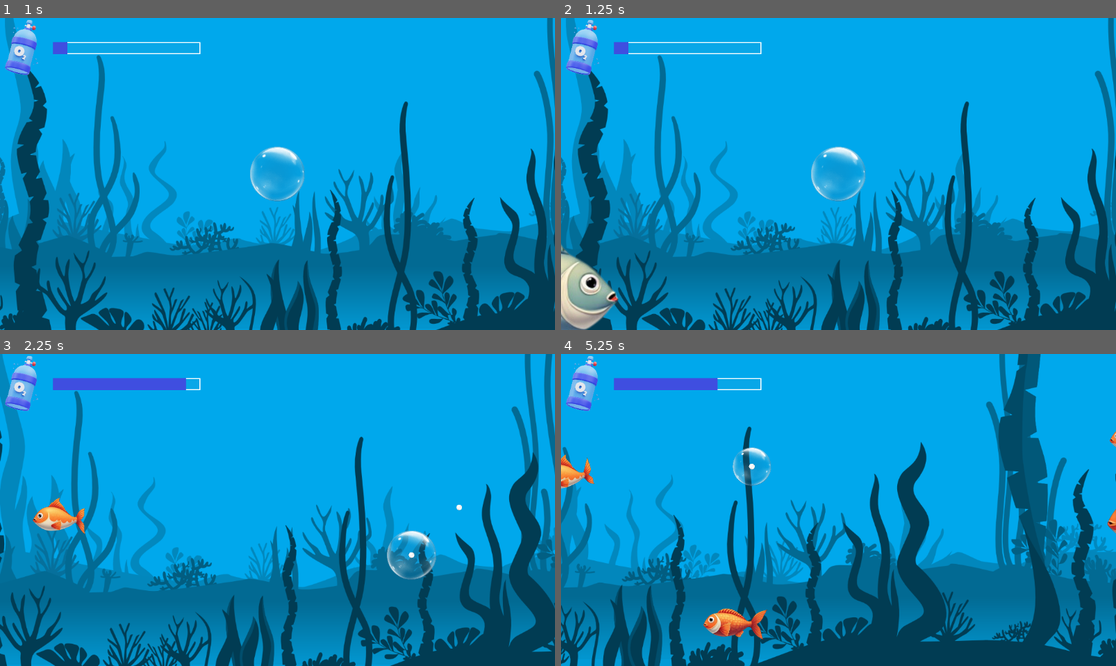
Above: before the commit, frames 1-4 (two rows, left to right).
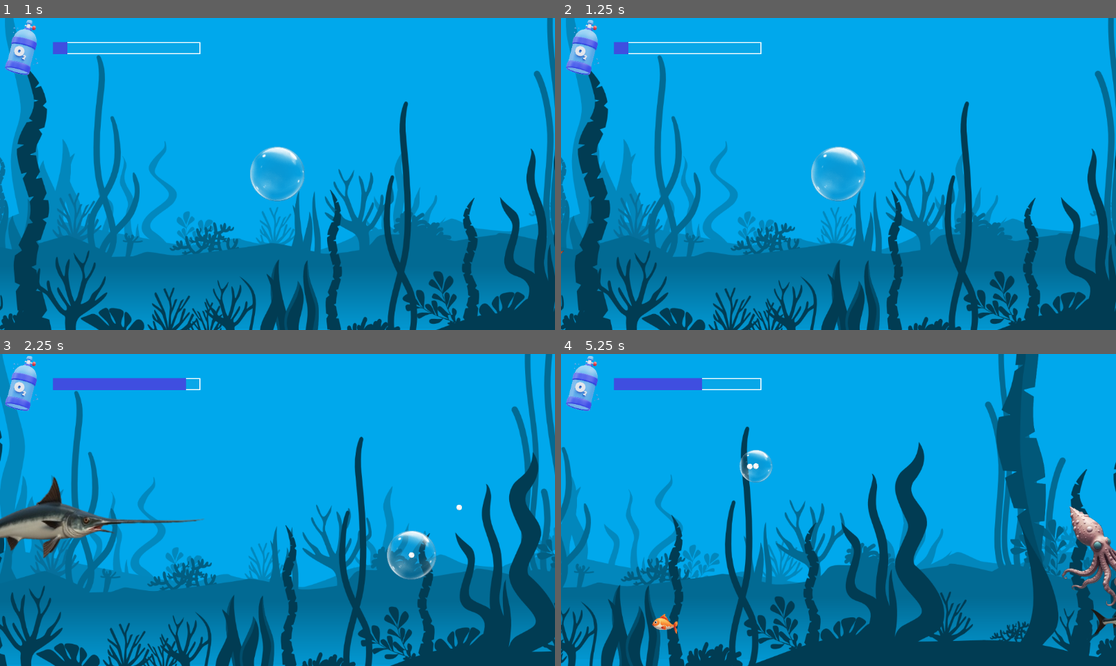
Above: after the commit, the same moments.

Repository: bagaretk/Game6PPL
Game: Godot game, scene res://menu.tscn
Two runs of this game, one before a commit and one after it. Both use one fixed random seed, a clock stepped at 60 frames per second and the inputs below.
Inputs (mouse positions are in pixels of both pictures, inside the frame that each line leads up to):
- Up to frame 1 (1 s): click (99, 189) at 0.5 s
- Up to frame 2 (1.25 s): no input
- Up to frame 3 (2.25 s): hold Right (ui_right) 1.28-2.03 s; tap Space (shoot) at 1.35, 2.1 s; hold Down (ui_down) from 2.03 s (still down)
- Up to frame 4 (5.25 s): release Down (ui_down) at 2.78 s; hold Right (ui_right) 2.78-3.53 s; tap Space (shoot) every 0.75 s from 2.85 to 5.1 s; hold Up (ui_up) 3.53-4.28 s; hold Left (ui_left) from 4.28 s (still down)

Frame 1 is identical in both runs. In frame 2, 1.8% of the frame differs, in the area x 0-11%, y 72-100%; in frame 3, 2.3%; in frame 4, 12%, in the area x 0-100%, y 0-100%.

Commit message:
octopus added

Diff:
--- a/Scripts/spawner.gd
+++ b/Scripts/spawner.gd
@@ -5,9 +5,11 @@
 @onready var Enemy1 = preload("res://enemy1.tscn")
 @onready var Enemy2 = preload("res://enemy2.tscn")
 @onready var Enemy3 = preload("res://enemy3.tscn")
+@onready var Enemy4 = preload("res://enemy4.tscn")
+@onready var Enemy5 = preload("res://enemy5.tscn")
 
 # Now just preload Enemy4 without adding it to the probability system
-@onready var Enemy4 = preload("res://healthbubble.tscn")
+@onready var Bubble = preload("res://healthbubble.tscn")
 
 @export var spawn_interval: float = 0.5
 @export var spawn_offset_x: float = 100.0
@@ -19,12 +21,14 @@
 @export var prob_enemy1: float = 0.1
 @export var prob_enemy2: float = 0.3
 @export var prob_enemy3: float = 0.6
+@export var prob_enemy4: float = 0.6
+@export var prob_enemy5: float = 0.6
 
 # Interval for spawning Enemy4 specifically
-@export var enemy4_spawn_interval: float = 5.0
+@export var bubble_spawn_interval: float = 5.0
 
 var _timer: Timer
-var _timer_enemy4: Timer  # New timer for Enemy4
+var _timer_bubble: Timer  # New timer for Enemy4
 var camera: Camera2D  # Reference to the active camera
 
 func _ready() -> void:
@@ -41,11 +45,11 @@
 	add_child(_timer)
 
 	# 2) Timer for Enemy4
-	_timer_enemy4 = Timer.new()
-	_timer_enemy4.wait_time = enemy4_spawn_interval
-	_timer_enemy4.autostart = true
-	_timer_enemy4.timeout.connect(_on_SpawnEnemy4_timeout)
-	add_child(_timer_enemy4)
+	_timer_bubble = Timer.new()
+	_timer_bubble.wait_time = bubble_spawn_interval
+	_timer_bubble.autostart = true
+	_timer_bubble.timeout.connect(_on_SpawnBubble_timeout)
+	add_child(_timer_bubble)
 
 func get_camera_visible_rect() -> Rect2:
 	camera = get_viewport().get_camera_2d()
@@ -61,18 +65,22 @@
 func _on_SpawnTimer_timeout() -> void:
 	# Probability-based spawn for the first three enemies
 	var random_pick = randf()
-	var sum_probs = prob_enemy1 + prob_enemy2 + prob_enemy3
+	var sum_probs = prob_enemy1 + prob_enemy2 + prob_enemy3 + prob_enemy4 + prob_enemy5
 	var normalized_pick = random_pick * sum_probs
 
 	if normalized_pick <= prob_enemy1:
 		_spawn_enemy(Enemy1)
 	elif normalized_pick <= prob_enemy1 + prob_enemy2:
 		_spawn_enemy(Enemy2)
+	elif normalized_pick <= prob_enemy1 + prob_enemy2 + prob_enemy3:
+		_spawn_enemy(Enemy3)
+	elif normalized_pick <= prob_enemy1 + prob_enemy2 + prob_enemy3 + prob_enemy4:
+		_spawn_enemy(Enemy4)
 	else:
-		_spawn_enemy(Enemy3)
+		_spawn_enemy(Enemy5)
 
 # Called by the second timer to spawn Enemy4
-func _on_SpawnEnemy4_timeout() -> void:
+func _on_SpawnBubble_timeout() -> void:
 	# Spawn Enemy4 relative to the camera
 	_spawn_enemy(Enemy4, true)  # Pass true to indicate it's Enemy4
 
--- /dev/null
+++ b/enemy4.tscn
@@ -0,0 +1,51 @@
+[gd_scene load_steps=9 format=3 uid="uid://ckndlwl1jp2wa"]
+
+[ext_resource type="Script" path="res://Scripts/enemy1.gd" id="1_ju2bw"]
+[ext_resource type="Texture2D" uid="uid://cmtdyc3s6iq5n" path="res://Resources/Fish/enemy4_1.png" id="2_1on0d"]
+[ext_resource type="Texture2D" uid="uid://cg5cy46oh14of" path="res://Resources/Fish/enemy4_2.png" id="3_nhb1t"]
+[ext_resource type="Texture2D" uid="uid://pobrgv1beh1t" path="res://Resources/Fish/enemy4_3.png" id="4_mvvxu"]
+[ext_resource type="Texture2D" uid="uid://bayfycthb20o3" path="res://Resources/Fish/enemy4_4.png" id="5_qg185"]
+[ext_resource type="Texture2D" uid="uid://dg5acutgbj6ck" path="res://Resources/Fish/enemy4_5.png" id="6_ip2tt"]
+
+[sub_resource type="CapsuleShape2D" id="CapsuleShape2D_5krf5"]
+radius = 36.0
+height = 418.0
+
+[sub_resource type="SpriteFrames" id="SpriteFrames_l1563"]
+animations = [{
+"frames": [{
+"duration": 1.0,
+"texture": ExtResource("2_1on0d")
+}, {
+"duration": 1.0,
+"texture": ExtResource("3_nhb1t")
+}, {
+"duration": 1.0,
+"texture": ExtResource("4_mvvxu")
+}, {
+"duration": 1.0,
+"texture": ExtResource("5_qg185")
+}, {
+"duration": 1.0,
+"texture": ExtResource("6_ip2tt")
+}],
+"loop": true,
+"name": &"default",
+"speed": 16.0
+}]
+
+[node name="Enemy1" type="CharacterBody2D" groups=["Fish"]]
+script = ExtResource("1_ju2bw")
+
+[node name="CollisionShape2D" type="CollisionShape2D" parent="."]
+rotation = 1.5708
+shape = SubResource("CapsuleShape2D_5krf5")
+
+[node name="Sprite2D" type="Sprite2D" parent="."]
+visible = false
+scale = Vector2(0.4, 0.4)
+
+[node name="AnimatedSprite2D" type="AnimatedSprite2D" parent="."]
+sprite_frames = SubResource("SpriteFrames_l1563")
+autoplay = "default"
+frame_progress = 0.280248
--- /dev/null
+++ b/enemy5.tscn
@@ -0,0 +1,50 @@
+[gd_scene load_steps=9 format=3 uid="uid://b8iwxerfafnun"]
+
+[ext_resource type="Script" path="res://Scripts/enemy1.gd" id="1_8m2uk"]
+[ext_resource type="Texture2D" uid="uid://dbaqk1dnd6na2" path="res://Resources/Fish/enemy5_1.png" id="2_0nssd"]
+[ext_resource type="Texture2D" uid="uid://d2hsi1abynsd3" path="res://Resources/Fish/enemy5_2.png" id="3_rlehj"]
+[ext_resource type="Texture2D" uid="uid://x3jcs08biswe" path="res://Resources/Fish/enemy5_3.png" id="4_h3sdo"]
+[ext_resource type="Texture2D" uid="uid://cfs4822ctwwgu" path="res://Resources/Fish/enemy5_4.png" id="5_2u77a"]
+[ext_resource type="Texture2D" uid="uid://cg7elds15dte" path="res://Resources/Fish/enemy5_5.png" id="6_4ofxh"]
+
+[sub_resource type="CircleShape2D" id="CircleShape2D_xol6a"]
+radius = 50.3587
+
+[sub_resource type="SpriteFrames" id="SpriteFrames_27k28"]
+animations = [{
+"frames": [{
+"duration": 1.0,
+"texture": ExtResource("2_0nssd")
+}, {
+"duration": 1.0,
+"texture": ExtResource("3_rlehj")
+}, {
+"duration": 1.0,
+"texture": ExtResource("4_h3sdo")
+}, {
+"duration": 1.0,
+"texture": ExtResource("5_2u77a")
+}, {
+"duration": 1.0,
+"texture": ExtResource("6_4ofxh")
+}],
+"loop": true,
+"name": &"default",
+"speed": 15.0
+}]
+
+[node name="Enemy1" type="CharacterBody2D" groups=["Fish"]]
+script = ExtResource("1_8m2uk")
+
+[node name="CollisionShape2D" type="CollisionShape2D" parent="."]
+shape = SubResource("CircleShape2D_xol6a")
+
+[node name="Sprite2D" type="Sprite2D" parent="."]
+visible = false
+scale = Vector2(0.4, 0.4)
+
+[node name="AnimatedSprite2D" type="AnimatedSprite2D" parent="."]
+scale = Vector2(0.385, 0.385)
+sprite_frames = SubResource("SpriteFrames_27k28")
+autoplay = "default"
+frame_progress = 0.667476
Not shown, added: Resources/Fish/enemy4_1.png.import
Not shown, added: Resources/Fish/enemy4_2.png.import
Not shown, added: Resources/Fish/enemy4_3.png.import
Not shown, added: Resources/Fish/enemy4_4.png.import
Not shown, added: Resources/Fish/enemy4_5.png.import
Binary file added: Resources/Fish/enemy5_1.png
Not shown, added: Resources/Fish/enemy5_1.png.import
Binary file added: Resources/Fish/enemy5_2.png
Not shown, added: Resources/Fish/enemy5_2.png.import
Binary file added: Resources/Fish/enemy5_3.png
Not shown, added: Resources/Fish/enemy5_3.png.import
Binary file added: Resources/Fish/enemy5_4.png
(and 3 more such lines)
